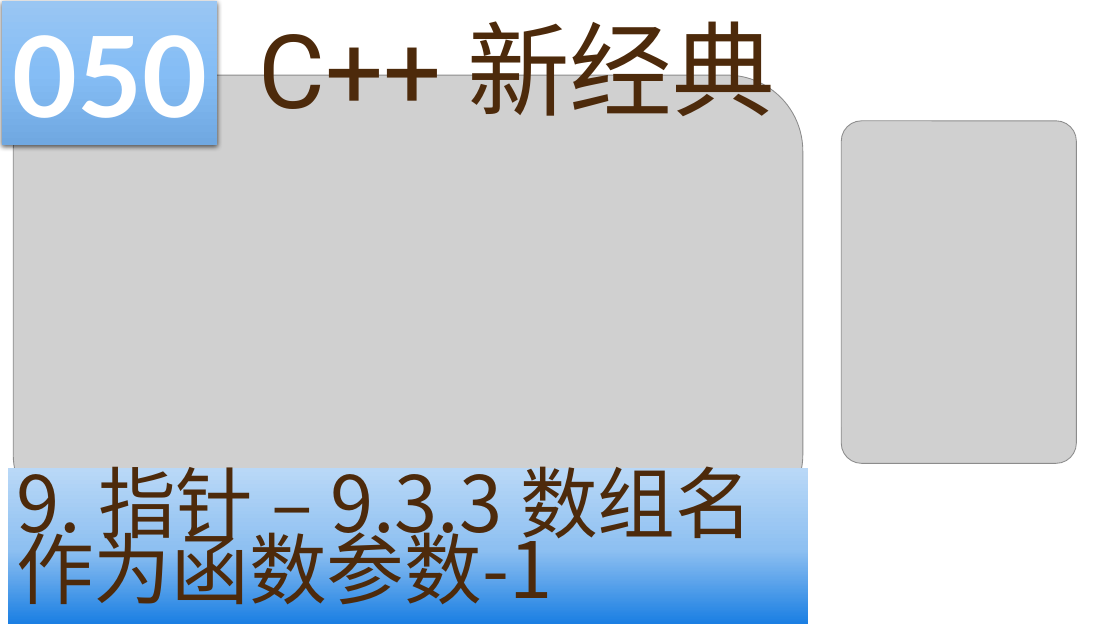
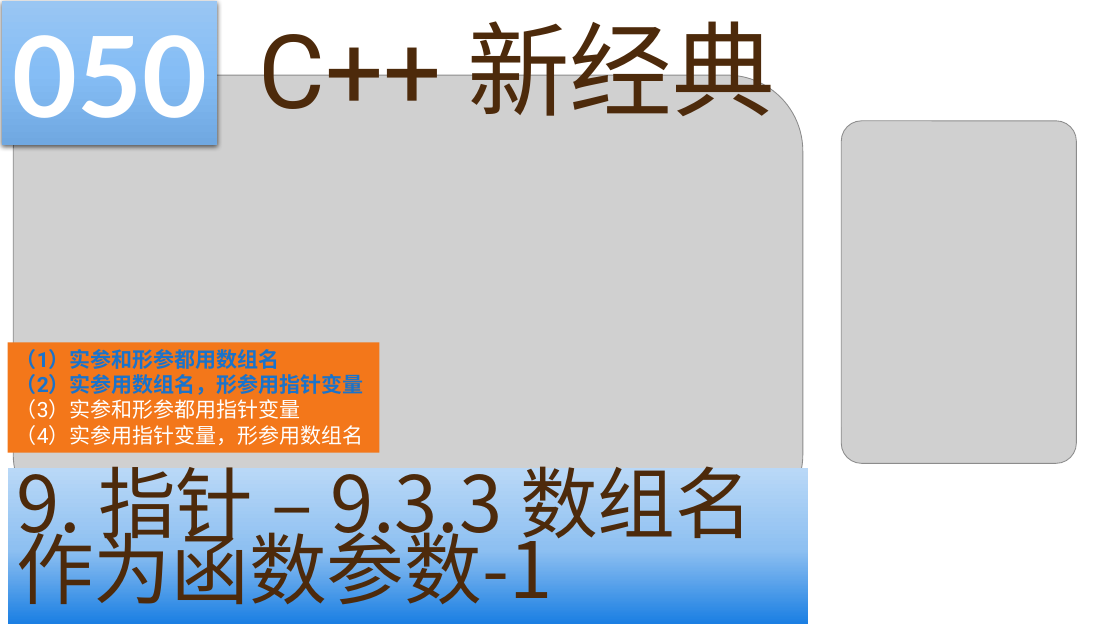
Before and after one commit to yasenstar/learn_cpp, a slide deck: slide 50 of cpp_new/C++ 新经典.pptx. Drawn at 1120x630 pixels with LibreOffice and Linux fonts; fonts in the diff are those of the drawing; grey boxes stand for pictures; background and template pictures are left out. Boxes give left, top, right and bottom in pixels: in the first picture for what was removed or moved away, otherwise in the second. Text is boxed around its words. In the diff, an @@ line names an element or a change of style, - is before the commit and + after.

```diff
--- a/cpp_new/C++ 新经典.pptx
+++ b/cpp_new/C++ 新经典.pptx
@@ rectangle added at [8,343,380,453], fill #F3771A, 18 pt, text #FFFFFF @@
+（1）实参和形参都用数组名
+（2）实参用数组名，形参用指针变量
+（3）实参和形参都用指针变量
+（4）实参用指针变量，形参用数组名
```
Also in this commit, not shown: 17 other slides changed, 1 slide removed, 41 other files.
